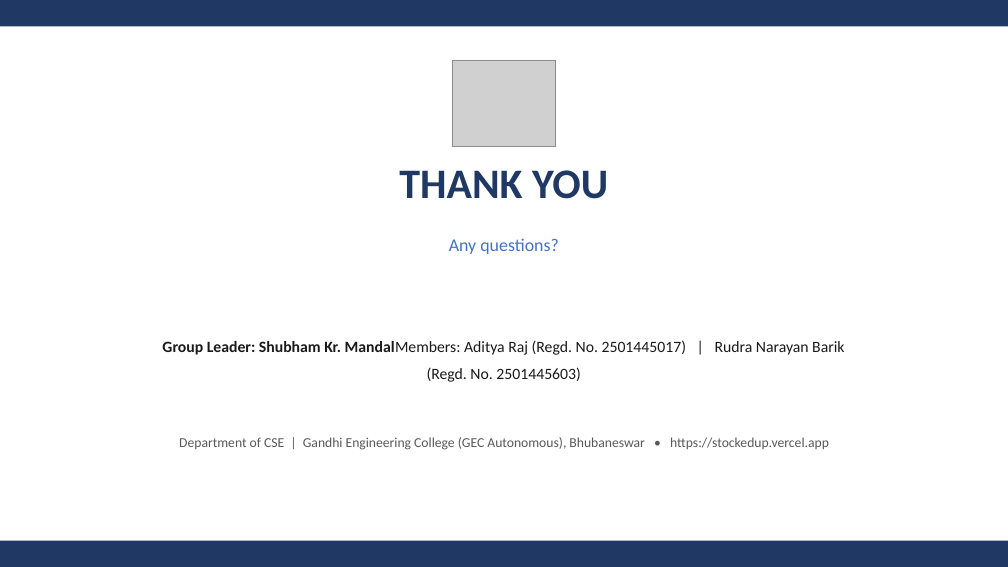
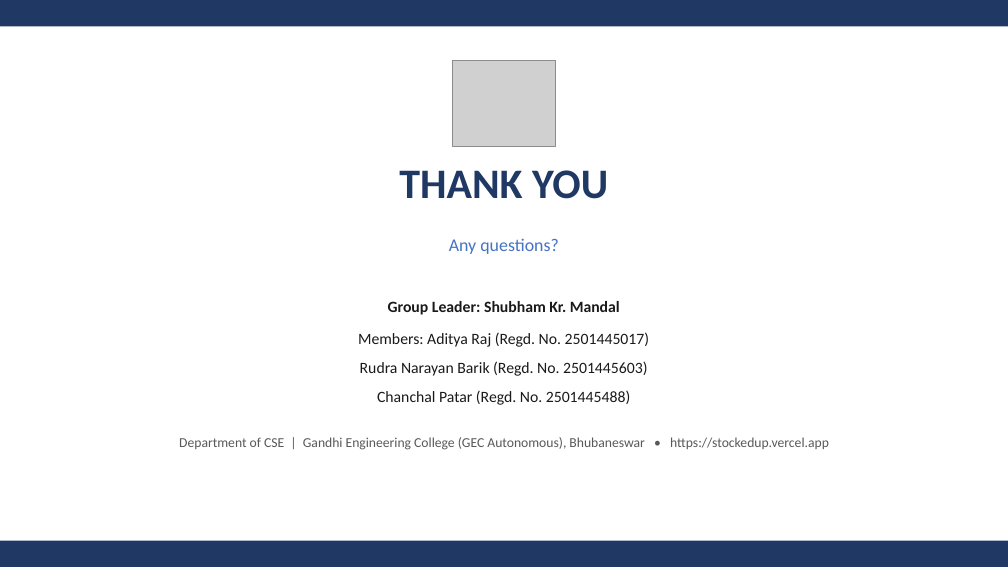
Before and after one commit to adittsingh/Online-Shopping-E-Commerce-System, a slide deck: slide 13 of Stockedup_Project_Presentation.pptx. Drawn at 1008x567 pixels with LibreOffice and Linux fonts; fonts in the diff are those of the drawing; grey boxes stand for pictures. Boxes give left, top, right and bottom in pixels: in the first picture for what was removed or moved away, otherwise in the second. Text is boxed around its words. In the diff, an @@ line names an element or a change of style, - is before the commit and + after.

Commit message:
Add Chanchal Patar (Regd. No. 2501445488) to presentation team slides

```diff
--- a/Stockedup_Project_Presentation.pptx
+++ b/Stockedup_Project_Presentation.pptx
@@ text added at box(388, 301, 620, 315), 15 pt, text #1A1A1A, bold @@
+Group Leader: Shubham Kr. Mandal
@@ text added at box(358, 332, 649, 347), 15 pt, text #1A1A1A @@
+Members: Aditya Raj (Regd. No. 2501445017)
@@ text at box(360, 361, 647, 376): text changed @@
-Group Leader: Shubham Kr. MandalMembers: Aditya Raj (Regd. No. 2501445017) | Rudra Narayan Barik (Regd. No. 2501445603)
+Rudra Narayan Barik (Regd. No. 2501445603)
@@ text added at box(377, 390, 630, 405), 15 pt, text #1A1A1A @@
+Chanchal Patar (Regd. No. 2501445488)
```
Also in this commit, not shown: 1 other slide changed, 1 other file.
